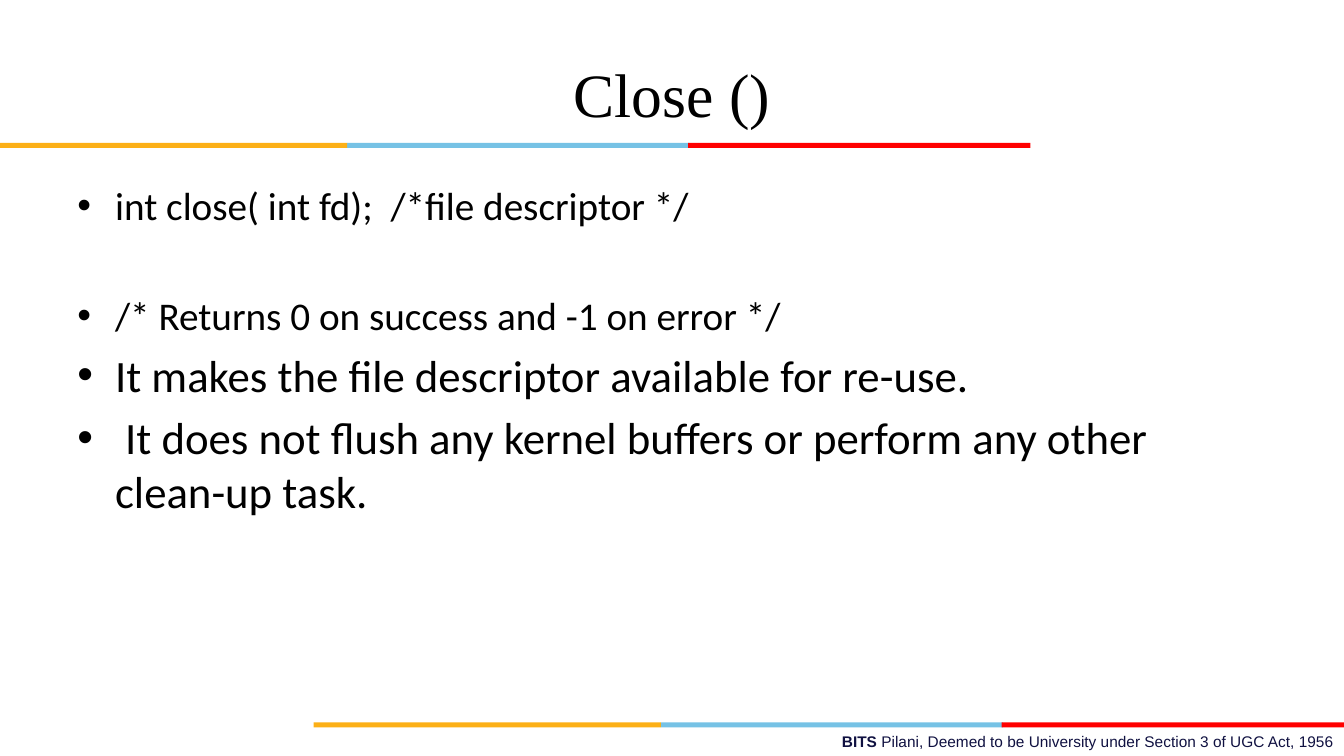
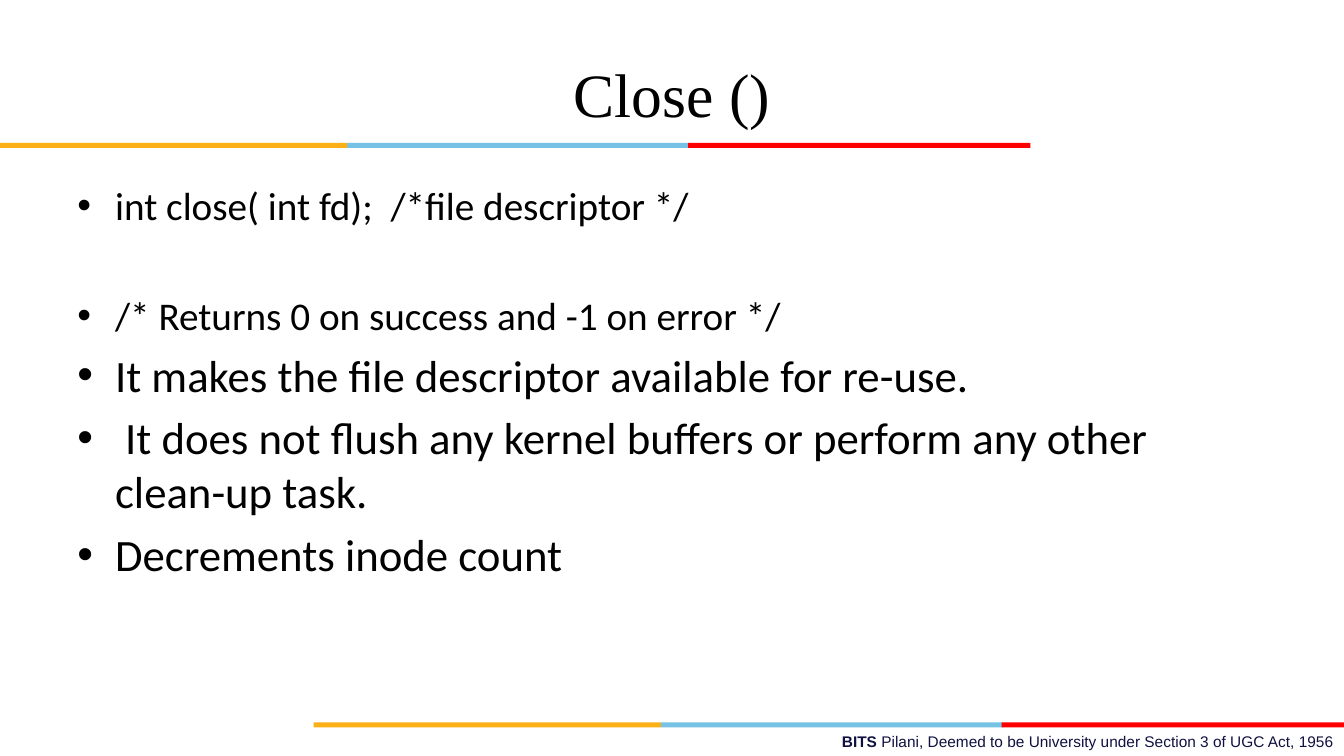
Before and after one commit to shreyas-bk/BITS_PILANI_3-1_CS, a slide deck: slide 19 of OS/Tut slides/Tutorial4_18th September.pptx. Drawn at 1344x756 pixels with LibreOffice and Linux fonts; fonts in the diff are those of the drawing; background and template pictures are left out. Boxes give left, top, right and bottom in pixels: in the first picture for what was removed or moved away, otherwise in the second. Text is boxed around its words. In the diff, an @@ line names an element or a change of style, - is before the commit and + after.

```diff
--- a/OS/Tut slides/Tutorial4_18th September.pptx
+++ b/OS/Tut slides/Tutorial4_18th September.pptx
@@ text at [115, 540, 562, 572]: paragraph added @@
+• Decrements inode count
```
Also in this commit, not shown: 1 other slide changed, 3 other files.
